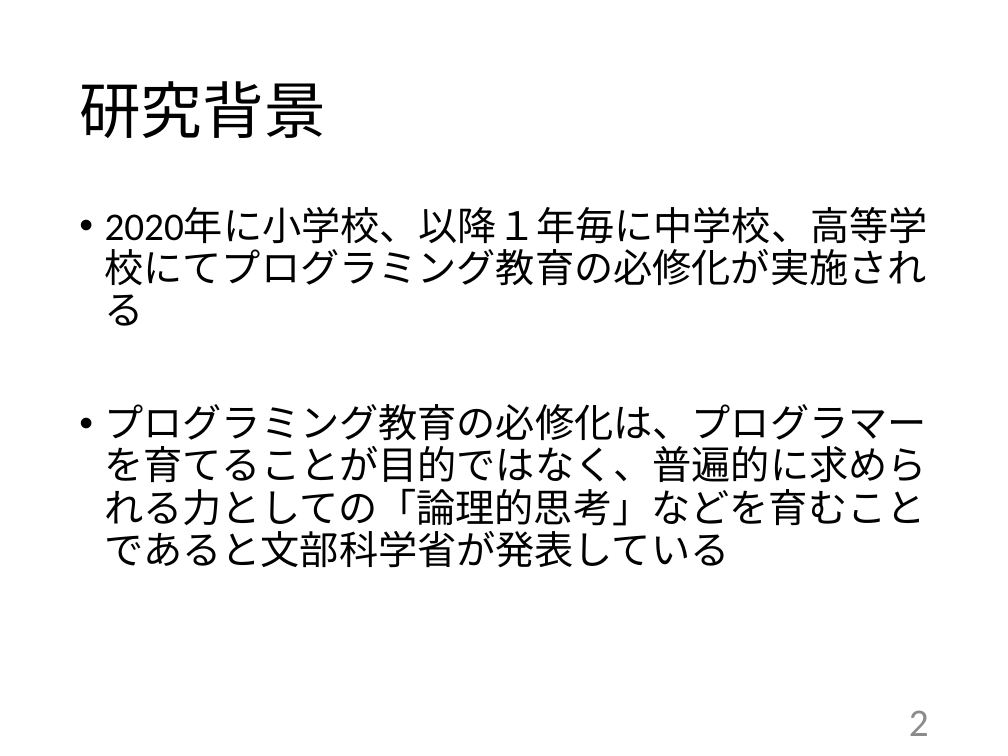
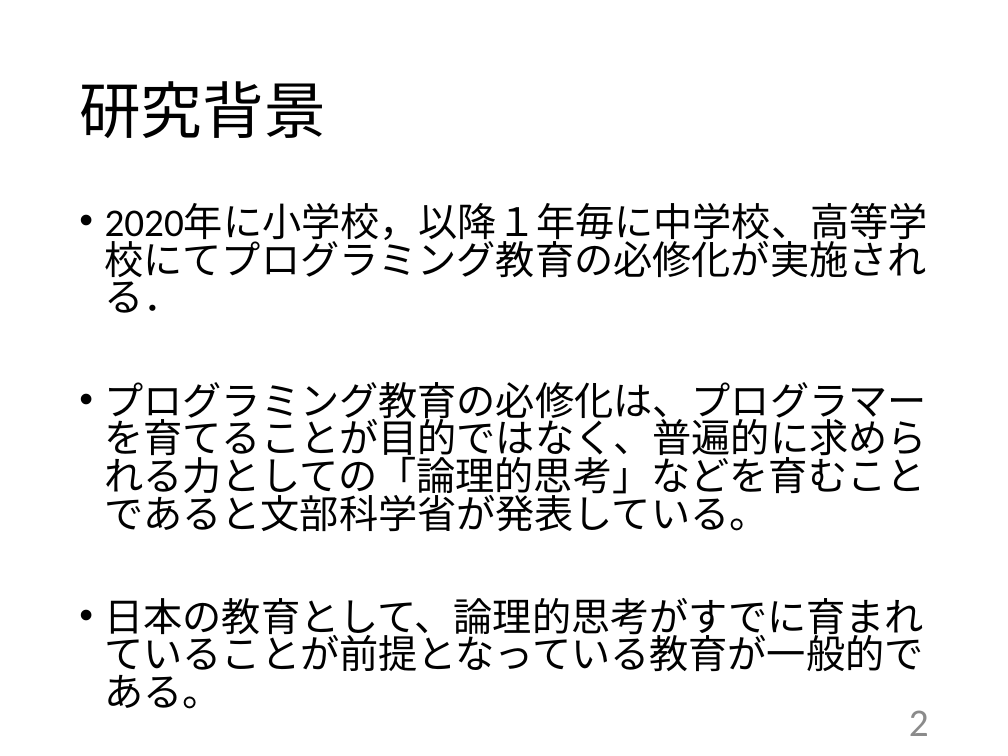
Before and after one commit to kait-takanolab/1821121-shimaoka-thesis, a slide deck: slide 2 of 1821121_shimaoka_tyuukan.pptx. Drawn at 1008x756 pixels with LibreOffice and Linux fonts; fonts in the diff are those of the drawing. Boxes give left, top, right and bottom in pixels: in the first picture for what was removed or moved away, otherwise in the second. Text is boxed around its words. In the diff, an @@ line names an element or a change of style, - is before the commit and + after.

```diff
--- a/1821121_shimaoka_tyuukan.pptx
+++ b/1821121_shimaoka_tyuukan.pptx
@@ text at bbox=[105, 203, 928, 679]: text changed @@
-• 2020年に小学校、以降１年毎に中学校、高等学校にてプログラミング教育の必修化が実施される
-• プログラミング教育の必修化は、プログラマーを育てることが目的ではなく、普遍的に求められる力としての「論理的思考」などを育むことであると文部科学省が発表している
+• 2020年に小学校，以降１年毎に中学校、高等学校にてプログラミング教育の必修化が実施される．
+• プログラミング教育の必修化は、プログラマーを育てることが目的ではなく、普遍的に求められる力としての「論理的思考」などを育むことであると文部科学省が発表している。
+• 日本の教育として、論理的思考がすでに育まれていることが前提となっている教育が一般的である。
```
Also in this commit, not shown: 6 other slides changed.
